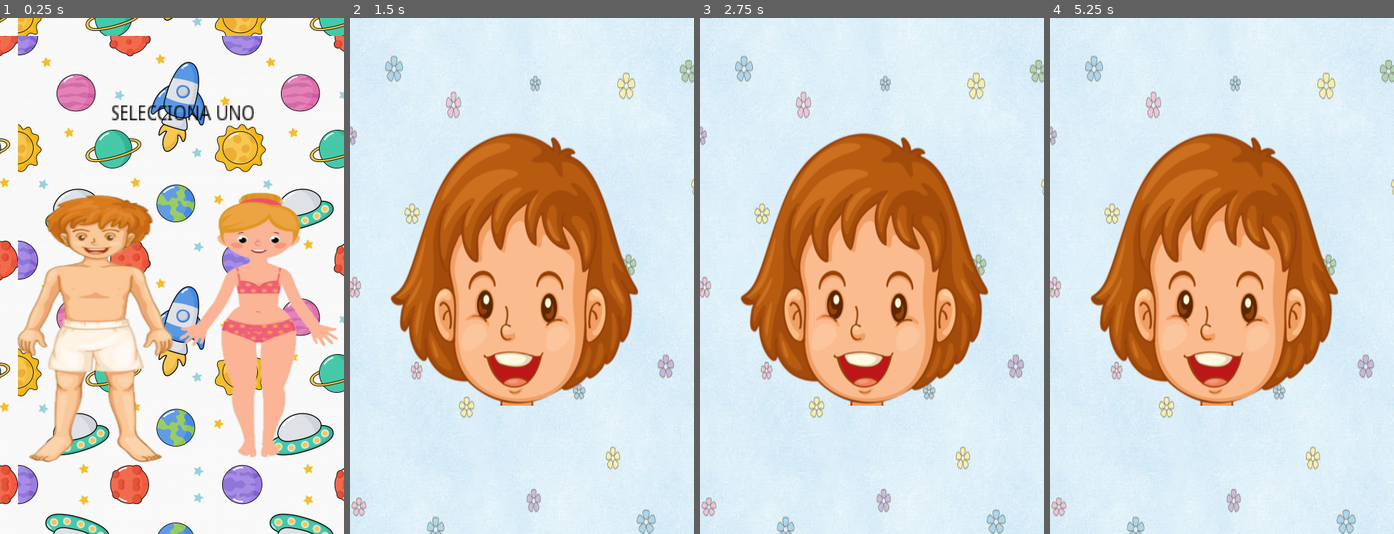
Above: before the commit, frames 1-4 (left to right).
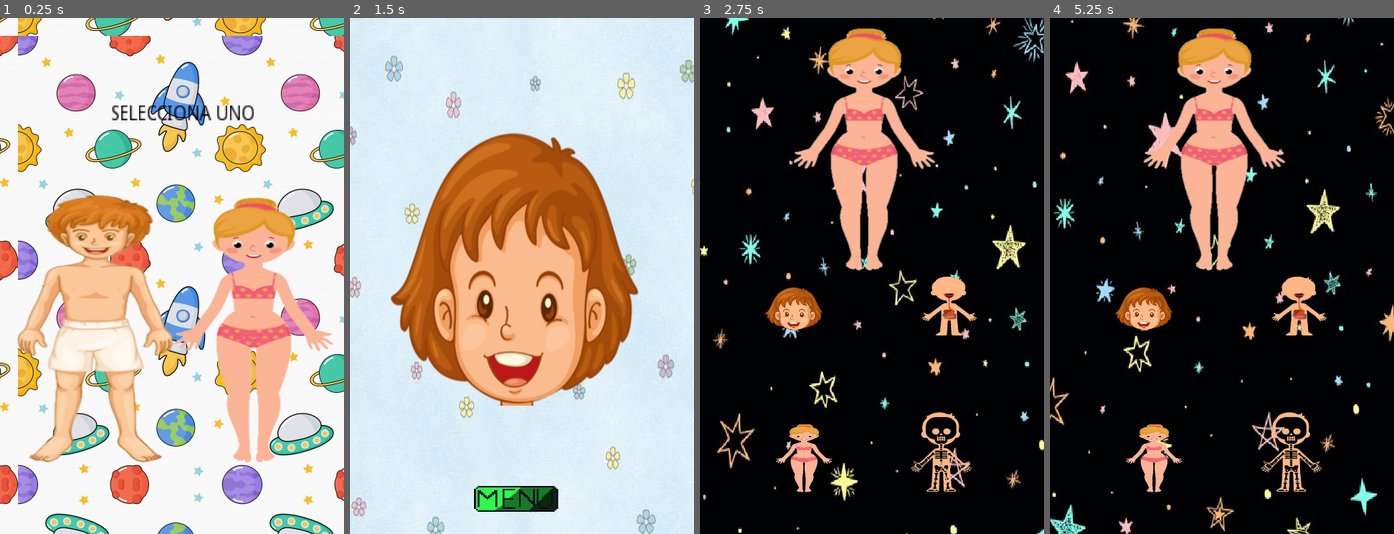
Above: after the commit, the same moments.

Repository: CristinaVinanzaca/vinculacion
Game: Godot game, scene res://Menuinicio.tscn
Two runs of this game, one before a commit and one after it. Both use one fixed random seed, a clock stepped at 60 frames per second and the inputs below.
Inputs (mouse positions are in pixels of both pictures, inside the frame that each line leads up to):
- Up to frame 1 (0.25 s): no input
- Up to frame 2 (1.5 s): click (535, 167) at 0.5 s; click (446, 306) at 1.25 s
- Up to frame 3 (2.75 s): click (868, 497) at 2.02 s
- Up to frame 4 (5.25 s): click (1297, 446) at 2.77 s; click (1359, 43) at 3.52 s; click (1308, 312) at 4.27 s; click (1222, 513) at 5.02 s

The runs differ from the first frame. In frame 1, 5.3% of the frame differs, in the area x 50-99%, y 33-87%; in frame 2, 1.2%; in frame 3, 99%, in the area x 0-100%, y 0-100%; in frame 4, 99%.

Commit message:
integracion de nuevos menus
Nuevos botones de menu

Diff:
--- a/vinculacionppp/Menuinicio.tscn
+++ b/vinculacionppp/Menuinicio.tscn
@@ -42,10 +42,10 @@
 }
 
 [node name="Buttoninicioniña" type="Button" parent="VBoxContainer/TextureButton"]
-margin_left = 151.802
-margin_top = -120.124
-margin_right = 570.802
-margin_bottom = 906.876
+margin_left = 144.675
+margin_top = -112.997
+margin_right = 563.675
+margin_bottom = 914.003
 rect_scale = Vector2( 0.913323, 0.656379 )
 icon = ExtResource( 2 )
 flat = true
--- a/vinculacionppp/escenas/niñaHuesos.gd
+++ b/vinculacionppp/escenas/niñaHuesos.gd
@@ -30,3 +30,10 @@
 	_cargarAudio("craneo")
 func _pelvis():
 	_cargarAudio("pelvis")
+
+
+
+
+
+func _on_Button_pressed():
+	get_tree().change_scene("res://Menudeopciones.tscn")
--- a/vinculacionppp/escenas/niñaHuesos.tscn
+++ b/vinculacionppp/escenas/niñaHuesos.tscn
@@ -1,8 +1,9 @@
-[gd_scene load_steps=4 format=2]
+[gd_scene load_steps=5 format=2]
 
 [ext_resource path="res://imagen/MenuSinFOndo/niñaEsqueleto.png" type="Texture" id=1]
 [ext_resource path="res://imagen/fondos/fonfo niña.jpg" type="Texture" id=2]
 [ext_resource path="res://escenas/niñaHuesos.gd" type="Script" id=3]
+[ext_resource path="res://imagen/menu.png" type="Texture" id=4]
 
 [node name="Node2D" type="Node2D"]
 script = ExtResource( 3 )
@@ -71,3 +72,16 @@
 }
 
 [node name="audios" type="AudioStreamPlayer" parent="."]
+
+[node name="Button" type="Button" parent="."]
+margin_left = 375.365
+margin_top = -5.34354
+margin_right = 899.365
+margin_bottom = 228.656
+rect_scale = Vector2( 0.22221, 0.325464 )
+icon = ExtResource( 4 )
+flat = true
+__meta__ = {
+"_edit_use_anchors_": false
+}
+[connection signal="pressed" from="Button" to="." method="_on_Button_pressed"]
--- a/vinculacionppp/escenas/niñaOrganos.gd
+++ b/vinculacionppp/escenas/niñaOrganos.gd
@@ -32,3 +32,7 @@
 	_cargarAudio("intestino delgado")
 func _traquea():
 	_cargarAudio("traquea")
+
+
+func _on_Button_pressed():
+	get_tree().change_scene("res://Menudeopciones.tscn")
--- a/vinculacionppp/escenas/niñaOrganos.tscn
+++ b/vinculacionppp/escenas/niñaOrganos.tscn
@@ -1,8 +1,9 @@
-[gd_scene load_steps=4 format=2]
+[gd_scene load_steps=5 format=2]
 
 [ext_resource path="res://imagen/MenuSinFOndo/irganos.png" type="Texture" id=1]
 [ext_resource path="res://imagen/fondos/fonfo niña.jpg" type="Texture" id=2]
 [ext_resource path="res://escenas/niñaOrganos.gd" type="Script" id=3]
+[ext_resource path="res://imagen/menu.png" type="Texture" id=4]
 
 [node name="Node2D" type="Node2D"]
 script = ExtResource( 3 )
@@ -68,3 +69,16 @@
 }
 
 [node name="audios" type="AudioStreamPlayer" parent="."]
+
+[node name="Button" type="Button" parent="."]
+margin_left = 184.433
+margin_top = 666.73
+margin_right = 708.433
+margin_bottom = 900.73
+rect_scale = Vector2( 0.206778, 0.211542 )
+icon = ExtResource( 4 )
+flat = true
+__meta__ = {
+"_edit_use_anchors_": false
+}
+[connection signal="pressed" from="Button" to="." method="_on_Button_pressed"]
--- a/vinculacionppp/escenas/niñacabeza.gd
+++ b/vinculacionppp/escenas/niñacabeza.gd
@@ -36,3 +36,6 @@
 	_cargarAudio("boca")
 func _cabello():
 	_cargarAudio("cabello")
+
+func _on_Button_pressed():
+	get_tree().change_scene("res://Menudeopciones.tscn")
--- a/vinculacionppp/escenas/niñacabeza.tscn
+++ b/vinculacionppp/escenas/niñacabeza.tscn
@@ -1,8 +1,9 @@
-[gd_scene load_steps=4 format=2]
+[gd_scene load_steps=5 format=2]
 
 [ext_resource path="res://imagen/MenuSinFOndo/cuerpo (2).png" type="Texture" id=1]
 [ext_resource path="res://imagen/fondos/fonfo niña.jpg" type="Texture" id=2]
 [ext_resource path="res://escenas/niñacabeza.gd" type="Script" id=3]
+[ext_resource path="res://imagen/menu.png" type="Texture" id=4]
 
 [node name="Node2D" type="Node2D"]
 script = ExtResource( 3 )
@@ -80,3 +81,16 @@
 }
 
 [node name="audios" type="AudioStreamPlayer" parent="."]
+
+[node name="Button" type="Button" parent="."]
+margin_left = 164.074
+margin_top = 645.854
+margin_right = 688.074
+margin_bottom = 879.854
+rect_scale = Vector2( 0.263514, 0.222052 )
+icon = ExtResource( 4 )
+flat = true
+__meta__ = {
+"_edit_use_anchors_": false
+}
+[connection signal="pressed" from="Button" to="." method="_on_Button_pressed"]
--- a/vinculacionppp/escenas/niñoCabeza.gd
+++ b/vinculacionppp/escenas/niñoCabeza.gd
@@ -34,3 +34,7 @@
 	_cargarAudio("mejillas")
 func _boca1():
 	_cargarAudio("boca")
+
+
+func _on_Button_pressed():
+	get_tree().change_scene()
--- a/vinculacionppp/escenas/niñoCabeza.tscn
+++ b/vinculacionppp/escenas/niñoCabeza.tscn
@@ -1,8 +1,9 @@
-[gd_scene load_steps=4 format=2]
+[gd_scene load_steps=5 format=2]
 
 [ext_resource path="res://imagen/MenuSinFOndo/Sin título.png" type="Texture" id=1]
 [ext_resource path="res://imagen/fondos/fondoniños.png" type="Texture" id=2]
 [ext_resource path="res://escenas/niñoCabeza.gd" type="Script" id=3]
+[ext_resource path="res://imagen/menu.png" type="Texture" id=4]
 
 [node name="Node2D" type="Node2D"]
 script = ExtResource( 3 )
@@ -81,3 +82,16 @@
 }
 
 [node name="audios" type="AudioStreamPlayer" parent="."]
+
+[node name="Button" type="Button" parent="."]
+margin_left = 137.048
+margin_top = 565.303
+margin_right = 661.048
+margin_bottom = 799.303
+rect_scale = Vector2( 0.391219, 0.36384 )
+icon = ExtResource( 4 )
+flat = true
+__meta__ = {
+"_edit_use_anchors_": false
+}
+[connection signal="pressed" from="Button" to="." method="_on_Button_pressed"]
--- a/vinculacionppp/escenas/niñoOrganos.gd
+++ b/vinculacionppp/escenas/niñoOrganos.gd
@@ -32,3 +32,7 @@
 	_cargarAudio("intestino delgado")
 func _traquea():
 	_cargarAudio("traquea")
+
+
+func _on_Button_pressed():
+	get_tree().change_scene("res://Menudehombre.tscn")
--- a/vinculacionppp/escenas/niñoOrganos.tscn
+++ b/vinculacionppp/escenas/niñoOrganos.tscn
@@ -1,8 +1,9 @@
-[gd_scene load_steps=4 format=2]
+[gd_scene load_steps=5 format=2]
 
 [ext_resource path="res://imagen/MenuSinFOndo/irganos.png" type="Texture" id=1]
 [ext_resource path="res://imagen/fondos/fondoniños.png" type="Texture" id=2]
 [ext_resource path="res://escenas/niñoOrganos.gd" type="Script" id=3]
+[ext_resource path="res://imagen/menu.png" type="Texture" id=4]
 
 [node name="Node2D" type="Node2D"]
 script = ExtResource( 3 )
@@ -67,3 +68,16 @@
 }
 
 [node name="audios" type="AudioStreamPlayer" parent="."]
+
+[node name="botondemenu" type="Button" parent="."]
+margin_left = 140.064
+margin_top = 650.689
+margin_right = 664.064
+margin_bottom = 884.689
+rect_scale = Vector2( 0.368525, 0.28209 )
+icon = ExtResource( 4 )
+flat = true
+__meta__ = {
+"_edit_use_anchors_": false
+}
+[connection signal="pressed" from="botondemenu" to="." method="_on_Button_pressed"]
--- a/vinculacionppp/escenas/niñohuesos.gd
+++ b/vinculacionppp/escenas/niñohuesos.gd
@@ -30,3 +30,7 @@
 	_cargarAudio("craneo")
 func _pelvis():
 	_cargarAudio("pelvis")
+
+
+func _on_Button_pressed():
+	get_tree().change_scene("res://Menudehombre.tscn")
--- a/vinculacionppp/escenas/niñohuesos.tscn
+++ b/vinculacionppp/escenas/niñohuesos.tscn
@@ -1,8 +1,9 @@
-[gd_scene load_steps=4 format=2]
+[gd_scene load_steps=5 format=2]
 
 [ext_resource path="res://imagen/MenuSinFOndo/niñoEsqueleto.png" type="Texture" id=1]
 [ext_resource path="res://imagen/fondos/fondoniños.png" type="Texture" id=2]
 [ext_resource path="res://escenas/niñohuesos.gd" type="Script" id=3]
+[ext_resource path="res://imagen/menu.png" type="Texture" id=4]
 
 [node name="Node2D" type="Node2D"]
 script = ExtResource( 3 )
@@ -70,3 +71,16 @@
 }
 
 [node name="audios" type="AudioStreamPlayer" parent="."]
+
+[node name="Button" type="Button" parent="."]
+margin_left = 146.361
+margin_top = 645.081
+margin_right = 670.361
+margin_bottom = 879.081
+rect_scale = Vector2( 0.350886, 0.241062 )
+icon = ExtResource( 4 )
+flat = true
+__meta__ = {
+"_edit_use_anchors_": false
+}
+[connection signal="pressed" from="Button" to="." method="_on_Button_pressed"]
--- a/vinculacionppp/escenas/secundaria.gd
+++ b/vinculacionppp/escenas/secundaria.gd
@@ -97,4 +97,4 @@
 
 
 func _on_Button_pressed():
-	get_tree().change_scene("res://Menuinicio.tscn")
+	get_tree().change_scene("res://Menudehombre.tscn")
